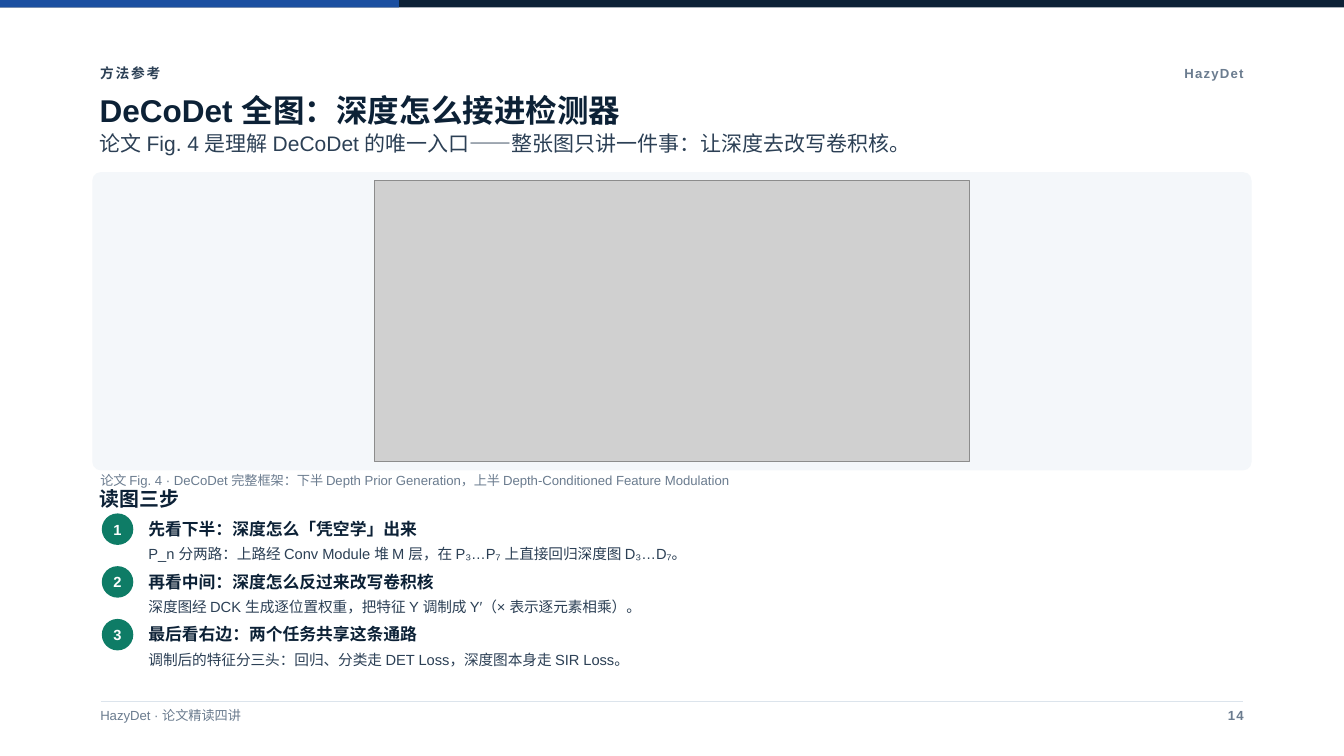
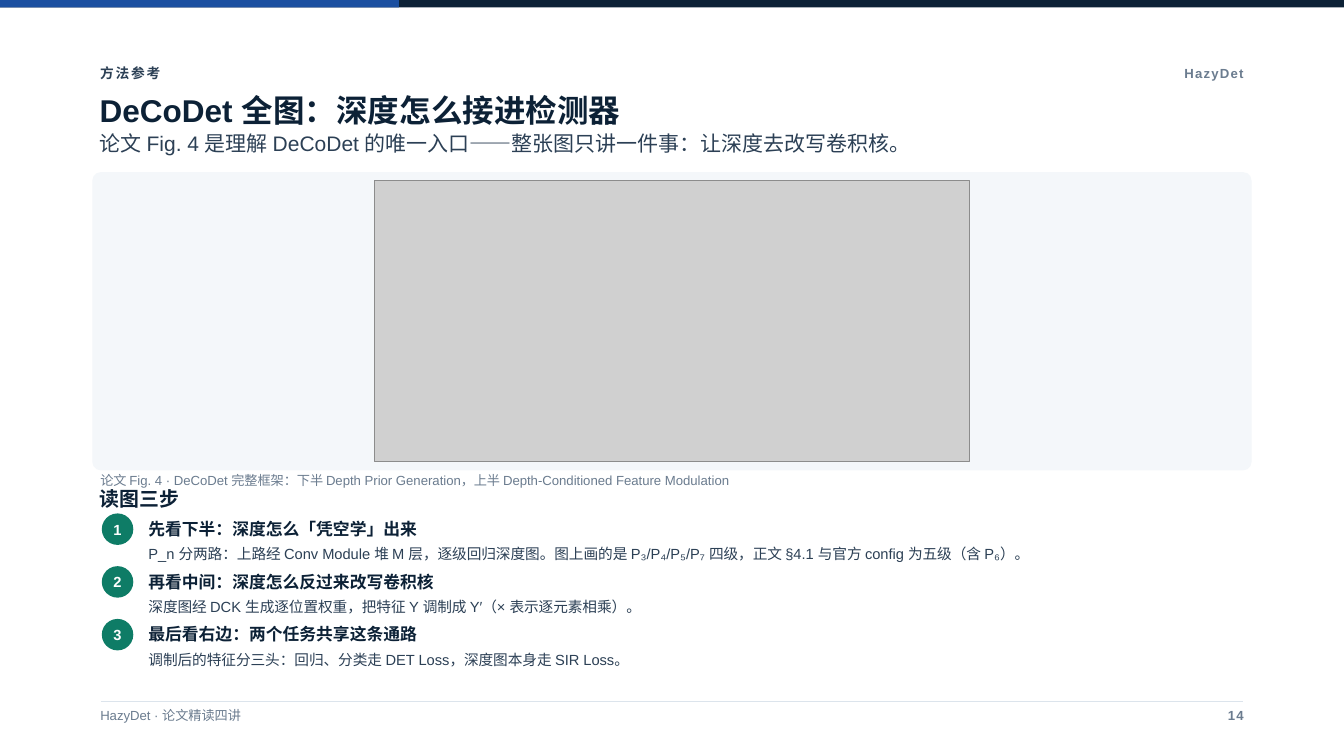
Before and after one commit to 139876/paper-notes, a slide deck: slide 14 of 论文精读/3-HazyDet精读/附件/HazyDet-论文汇报.pptx. Drawn at 1344x756 pixels with LibreOffice and Linux fonts; fonts in the diff are those of the drawing; grey boxes stand for pictures. Boxes give left, top, right and bottom in pixels: in the first picture for what was removed or moved away, otherwise in the second. Text is boxed around its words. In the diff, an @@ line names an element or a change of style, - is before the commit and + after.

```diff
--- a/论文精读/3-HazyDet精读/附件/HazyDet-论文汇报.pptx
+++ b/论文精读/3-HazyDet精读/附件/HazyDet-论文汇报.pptx
@@ text at [148, 546, 1029, 562]: text changed @@
-P_n 分两路：上路经 Conv Module 堆 M 层，在 P₃…P₇ 上直接回归深度图 D₃…D₇。
+P_n 分两路：上路经 Conv Module 堆 M 层，逐级回归深度图。图上画的是 P₃/P₄/P₅/P₇ 四级，正文 §4.1 与官方 config 为五级（含 P₆）。
```
Also in this commit, not shown: 1 other slide changed, 1 other file.
